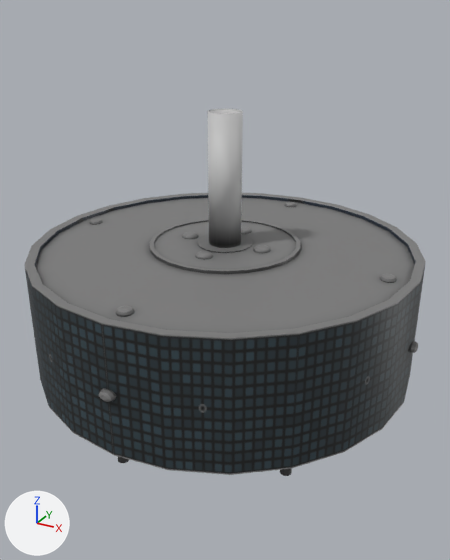
The Blender file HS-303/Intelsat II.blend as it was, and as the next commit left it.
One viewpoint serves both versions: a 50 mm lens placed at (0.643, -1.169, 0.708), pointed at (0.0, 0.0, 0.123). The lights are fixed; the arrows at lower left show +X, +Y and +Z.
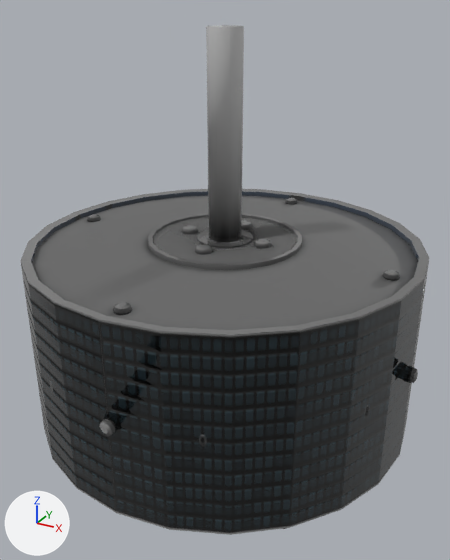
Where the change shows, as pixel boxes [x1, y1, x2, y2] in the pictures (450 x 560 px):
'Body', surface changed, moved
    before: [24, 193, 426, 475]
    after: [21, 189, 429, 535]
'AntennaBase', added
    after: [206, 25, 244, 243]
'Antenna', surface changed, moved (not visible afterwards)
    before: [208, 109, 243, 248]
'Nodule4', added
    after: [99, 418, 117, 436]
'cylinder6', added
    after: [113, 302, 132, 315]
'Cylinder.017', deleted
    before: [99, 388, 116, 402]
'Cylinder.019', deleted
    before: [116, 306, 134, 317]
'cylinder5', added
    after: [383, 270, 400, 281]
'cylinder3', added
    after: [195, 245, 213, 255]
'AntennaNodule', added
    after: [254, 239, 272, 248]
'Cylinder.012', deleted
    before: [195, 251, 213, 260]
'Cylinder.018', deleted
    before: [380, 274, 397, 283]
'cylnder1', added
    after: [181, 225, 198, 234]
'Nodule3', added
    after: [408, 367, 418, 383]
'Cylinder.001', deleted
    before: [253, 245, 271, 253]
'Cylinder.010', deleted
    before: [182, 232, 199, 239]
'cylinder4', now drawn
    after: [87, 214, 101, 222]
'Cylinder.015', no longer drawn
    before: [408, 341, 418, 353]
'cylinder2', added
    after: [242, 220, 252, 229]
'Cylinder.008', deleted
    before: [280, 468, 292, 476]
'Cylinder.016', no longer drawn
    before: [89, 218, 103, 225]
'Cylinder.011', deleted
    before: [241, 227, 252, 234]
'cylinder7', now drawn
    after: [285, 198, 297, 205]
'Cylinder.020', no longer drawn
    before: [284, 202, 296, 207]
'Cylinder.004', deleted
    before: [118, 457, 129, 463]
part 1 of me_cylinder_001, deleted
    before: [208, 109, 243, 248]

What changed in the scene script:
```text
Add ng_standardshader:
    ng_standardshader = bpy.data.node_groups.new('StandardShader', 'ShaderNodeTree')
    # nodes: BsdfPrincipled, Math, NormalMap
Add ng_dxtnormal:
    ng_dxtnormal = bpy.data.node_groups.new('dxtNormal', 'ShaderNodeTree')
    # nodes: CombineColor, CombineXYZ, Math, SeparateColor, VectorMath
Add ng_maincolor:
    ng_maincolor = bpy.data.node_groups.new('MainColor', 'ShaderNodeTree')
    # nodes: Math, Mix
Change mat_material:
    remove # nodes: BsdfPrincipled, OutputMaterial, TexImage
    nodes: Group x3, OutputMaterial, TexImage x2, UVMap, Value x2
    colours: black #000000, white #ffffff
    uses the picture img_intelsat_ii_texture_nrm_png
Change me_cylinder_001:
    used by ob_antenna; parent = ob_empty; location = (0.0, 0.0, -0.24)
    remove me_cylinder_001.from_pydata(...)  # 121 vertices, 121 faces; spans x -0.037..0.037, y -0.037..0.037, z 0.459..0.912
    add me_cylinder_001.from_pydata(...)  # 48 vertices, 92 faces; spans x -0.011..0.011, y -0.011..0.011, z -0.436..0.0
    me_cylinder_001 part 1: 121 vertices removed from x -0.037..0.037, y -0.037..0.037, z 0.459..0.912
    me_cylinder_001 part 2: the surface is now shaded flat
Change ob_body:
    remove ob_body.matrix_parent_inverse = Matrix(((1.0, 0.0, 0.0, 0.0), (0.0, 1.0, 0.0, 0.0), (0.0, 0.0, 1.0, -0.192), (0.0, 0.0, 0.0, 1.0)))
    ob_body.parent: ob_empty -> ob_intelsatii
Change ob_antenna:
    ob_antenna.parent: ob_empty -> ob_antennagroup
    ob_antenna.location: (0.0, 0.0, -0.24) -> (0.0, -0.417, 0.182)
Remove ob_cylinder_017:
    ob_cylinder_017 = bpy.data.objects.new('Cylinder.017', me_cylinder_020)
Remove ob_cylinder_010:
    ob_cylinder_010 = bpy.data.objects.new('Cylinder.010', me_cylinder_026)
Remove ob_cylinder_001:
    ob_cylinder_001 = bpy.data.objects.new('Cylinder.001', me_cylinder_014)
Remove ob_cylinder_011:
    ob_cylinder_011 = bpy.data.objects.new('Cylinder.011', me_cylinder_015)
Remove ob_cylinder_012:
    ob_cylinder_012 = bpy.data.objects.new('Cylinder.012', me_cylinder_029)
Remove ob_cylinder_018:
    ob_cylinder_018 = bpy.data.objects.new('Cylinder.018', me_cylinder_031)
Remove ob_cylinder_019:
    ob_cylinder_019 = bpy.data.objects.new('Cylinder.019', me_cylinder_038)
Remove ob_cylinder_004:
    ob_cylinder_004 = bpy.data.objects.new('Cylinder.004', me_cylinder_002)
Remove ob_cylinder_008:
    ob_cylinder_008 = bpy.data.objects.new('Cylinder.008', me_cylinder_022)
Add ob_antennagroup:
    ob_antennagroup = bpy.data.objects.new('AntennaGroup', None)
    ob_antennagroup.parent = ob_intelsatii
    ob_antennagroup.location = (0.0, 0.0, 0.0606)
    ob_antennagroup.scale = (0.985, 0.985, 0.657)
Add ob_intelsatii:
    ob_intelsatii = bpy.data.objects.new('IntelsatII', None)
    ob_intelsatii.location = (0.0, 0.0, 0.0)
Add ob_antenna3:
    ob_antenna3 = bpy.data.objects.new('Antenna3', me_cylinder_022_1)  # 48 vertices, 92 faces; spans x -0.011..0.011, y -0.011..0.011, z -0.436..0.0
    ob_antenna3.parent = ob_antennagroup
    ob_antenna3.location = (0.295, -0.295, 0.182)
Add ob_cylinder6:
    ob_cylinder6 = bpy.data.objects.new('cylinder6', me_cylinder_038_1)  # 96 vertices, 188 faces; spans x 0.3629..0.397, y -0.0173..0.0168, z -0.3226..-0.3049
    ob_cylinder6.parent = ob_intelsatii
    ob_cylinder6.location = (0.0, 0.0, -0.1)
    ob_cylinder6.rotation_euler = (-12.57, 3.142, 7.854)  # degrees (360, 180, 90)
Add ob_cylinder5:
    ob_cylinder5 = bpy.data.objects.new('cylinder5', me_cylinder_038_1.copy())
    ob_cylinder5.parent = ob_intelsatii
    ob_cylinder5.location = (0.0, 0.0, -0.1)
    ob_cylinder5.rotation_euler = (-12.57, 3.142, 3.142)  # degrees (360, 180, 180)
Add ob_cylinder3:
    ob_cylinder3 = bpy.data.objects.new('cylinder3', me_cylinder_029_1)  # 96 vertices, 188 faces; spans x -0.0199..0.0199, y 0.0743..0.114, z 0.0265..0.0464
    ob_cylinder3.parent = ob_intelsatii
    ob_cylinder3.location = (0.0, 0.0, 0.192)
    ob_cylinder3.rotation_euler = (0.0, 0.0, 9.425)  # degrees (0, 0, 180)
Add ob_cylinder2:
    ob_cylinder2 = bpy.data.objects.new('cylinder2', me_cylinder_029_1.copy())
    ob_cylinder2.parent = ob_intelsatii
    ob_cylinder2.location = (0.0, 0.0, 0.192)
    ob_cylinder2.rotation_euler = (0.0, 0.0, 6.283)  # degrees (0, 0, 360)
Add ob_antennanodule:
    ob_antennanodule = bpy.data.objects.new('AntennaNodule', me_cylinder_029_1.copy())
    ob_antennanodule.parent = ob_intelsatii
    ob_antennanodule.location = (0.0, 0.0, 0.192)
    ob_antennanodule.rotation_euler = (0.0, 0.0, 4.712)  # degrees (0, 0, 270)
Add ob_nodule3:
    ob_nodule3 = bpy.data.objects.new('Nodule3', me_cylinder_013_1)  # 96 vertices, 188 faces; spans x 0.1752..0.2092, y -0.017..0.017, z -0.4567..-0.4389
    ob_nodule3.parent = ob_intelsatii
    ob_nodule3.location = (0.0, 0.0, 0.192)
    ob_nodule3.rotation_euler = (-15.71, 1.571, 0.0)  # degrees (180, 90, 0)
Add ob_cylnder1:
    ob_cylnder1 = bpy.data.objects.new('cylnder1', me_cylinder_029_1.copy())
    ob_cylnder1.parent = ob_intelsatii
    ob_cylnder1.location = (0.0, 0.0, 0.192)
    ob_cylnder1.rotation_euler = (0.0, 0.0, 1.571)  # degrees (0, 0, 90)
Add ob_nodule4:
    ob_nodule4 = bpy.data.objects.new('Nodule4', me_cylinder_020_1)  # 96 vertices, 188 faces; spans x 0.1752..0.2092, y -0.017..0.017, z -0.4567..-0.4389
    ob_nodule4.parent = ob_intelsatii
    ob_nodule4.location = (0.0, 0.0, 0.192)
    ob_nodule4.rotation_euler = (-7.854, 1.571, 0.0)  # degrees (270, 90, 0)
Add ob_antennabase:
    ob_antennabase = bpy.data.objects.new('AntennaBase', me_cylinder_001_1)  # 121 vertices, 238 faces; spans x -0.037..0.037, y -0.037..0.037, z 0.459..0.912
    ob_antennabase.parent = ob_intelsatii
    ob_antennabase.location = (0.0, 0.0, -0.24)
```
